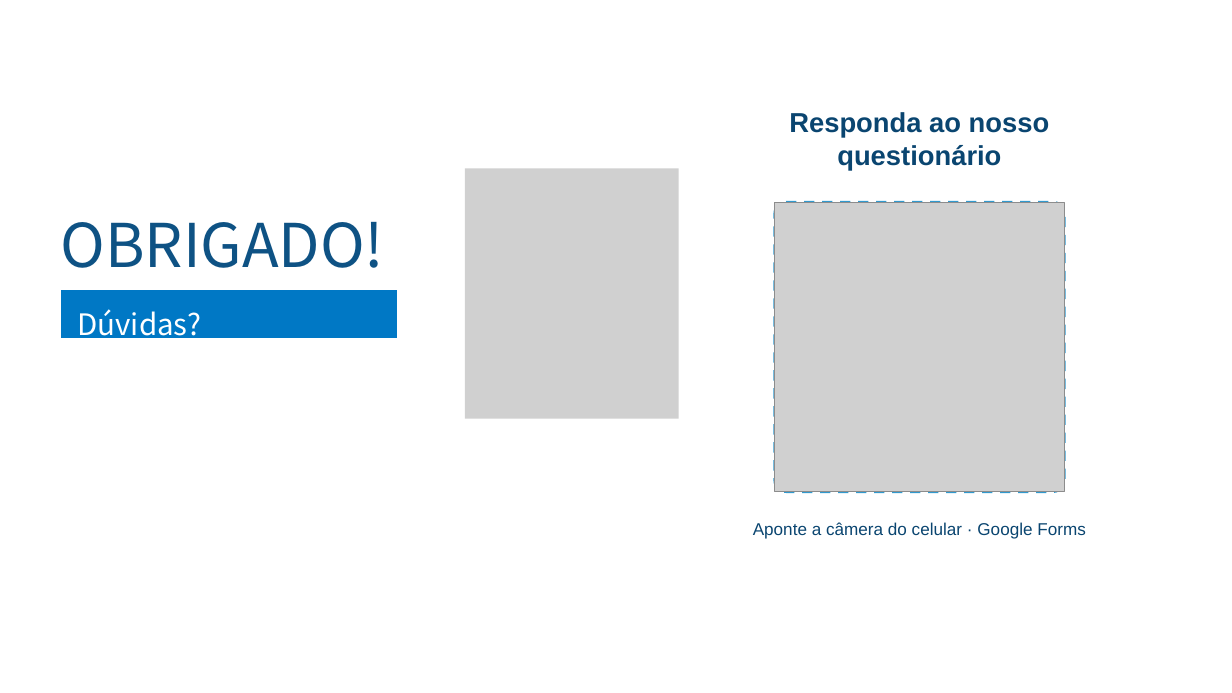
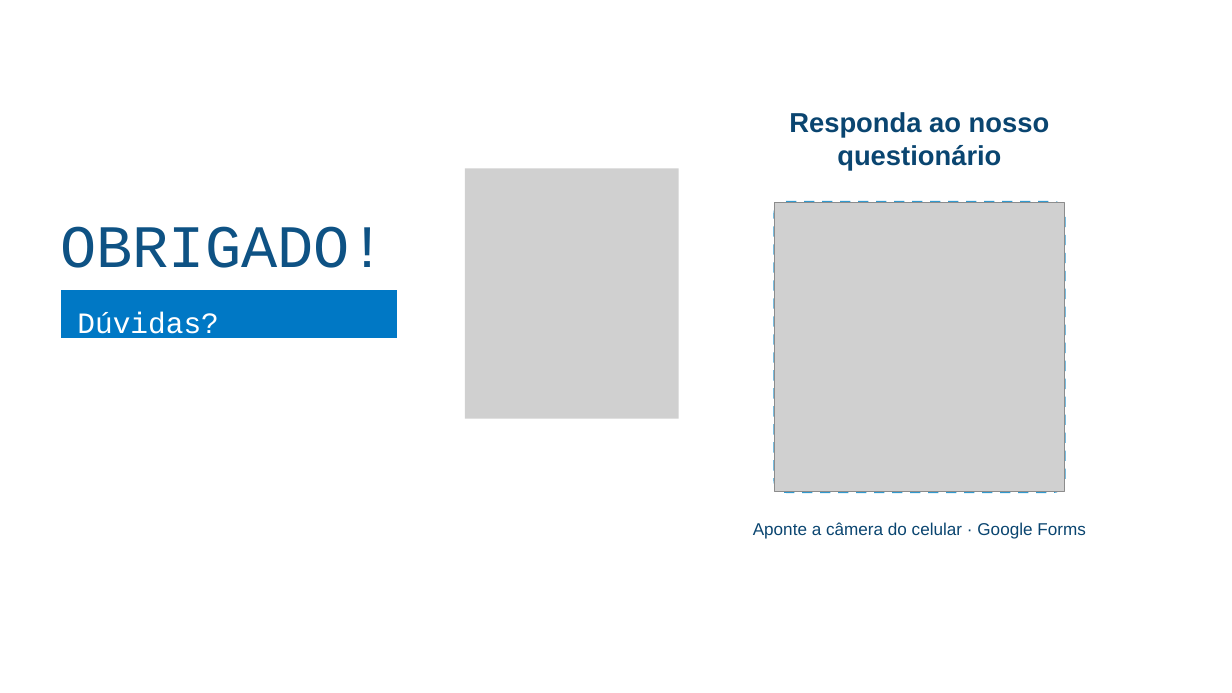
Before and after one commit to jair-ferreira-rodrigues-neto/seminario-grafos, a slide deck: slide 26 of docs/slides/Slides.pptx. Drawn at 1232x693 pixels with LibreOffice and Linux fonts; fonts in the diff are those of the drawing; grey boxes stand for pictures; background and template pictures are left out. Boxes give left, top, right and bottom in pixels: in the first picture for what was removed or moved away, otherwise in the second. Text is boxed around its words. In the diff, an @@ line names an element or a change of style, - is before the commit and + after.

```diff
--- a/docs/slides/Slides.pptx
+++ b/docs/slides/Slides.pptx
@@ text "OBRIGADO!" at (61, 226, 386, 268): font Noto Sans CJK KR to Courier New @@
@@ text "Dúvidas?" at (77, 312, 218, 341): font Noto Sans CJK KR to Courier New @@
```
Also in this commit, not shown: 25 other slides changed, 1 other file.
